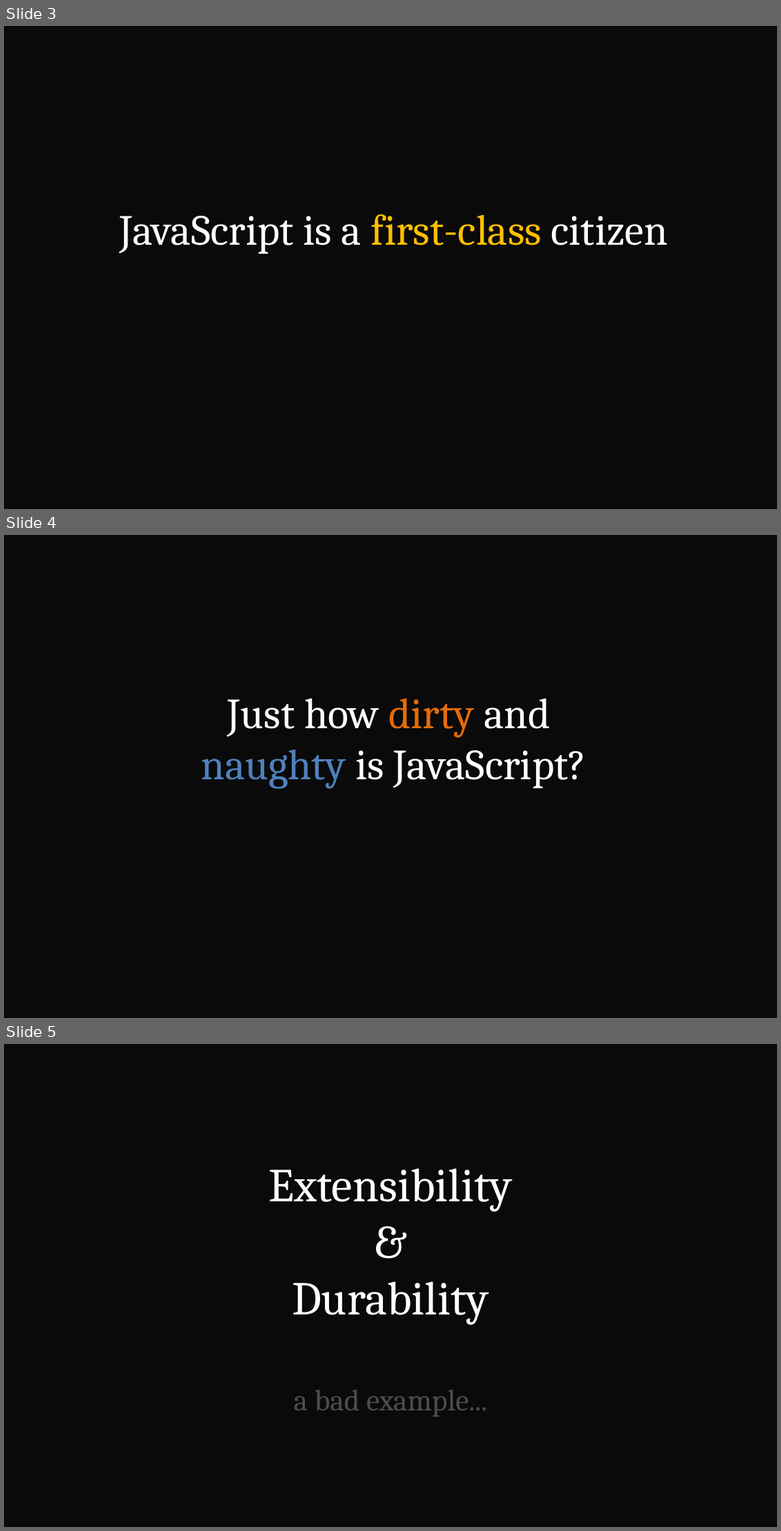
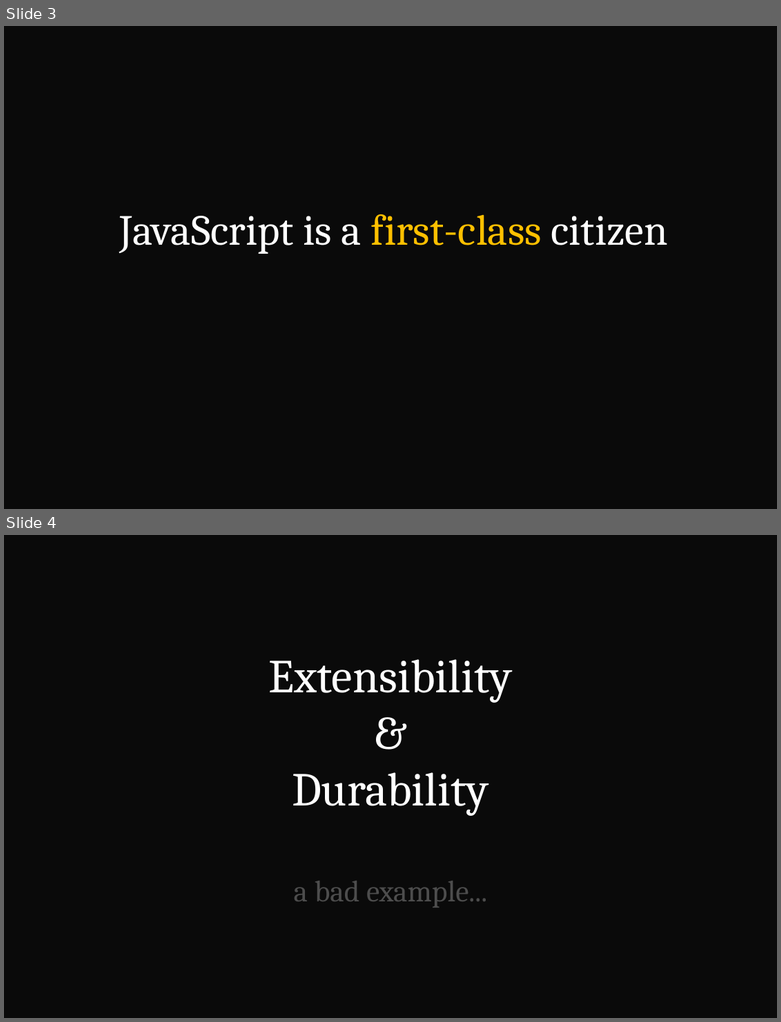
Before and after one commit to kindohm/tccc-jsinheritance, a slide deck: tccc-jsinheritance.pptx. Shown one above the other, each under a label of ours: slides 3, 4 and 5 before the commit, slides 3 and 4 after it. The pictures are 781x1531 and 781x1022 pixels, drawn with LibreOffice and Linux fonts; fonts in the diff are those of the drawing. Boxes give left, top, right and bottom in pixels: in the first picture for what was removed or moved away, otherwise in the second. Text is boxed around its words. In the diff, an @@ line names an element or a change of style, - is before the commit and + after.

```diff
--- a/tccc-jsinheritance.pptx
+++ b/tccc-jsinheritance.pptx
@@ slide 4 removed at bbox=[4, 535, 777, 1018], background #0A0A0A @@
@@ title removed at bbox=[201, 698, 586, 789] @@
-Just how dirty and
-naughty is JavaScript?
@@ what was slide 5 is now slide 4 @@
```
Also in this commit, not shown: 8 slides changed, 1 other slide removed, 1 other file.
